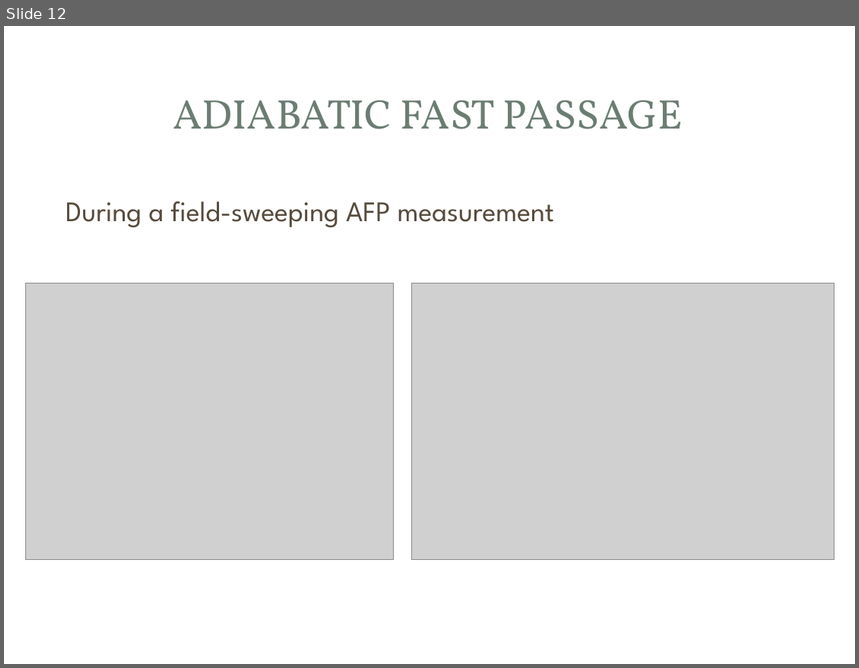
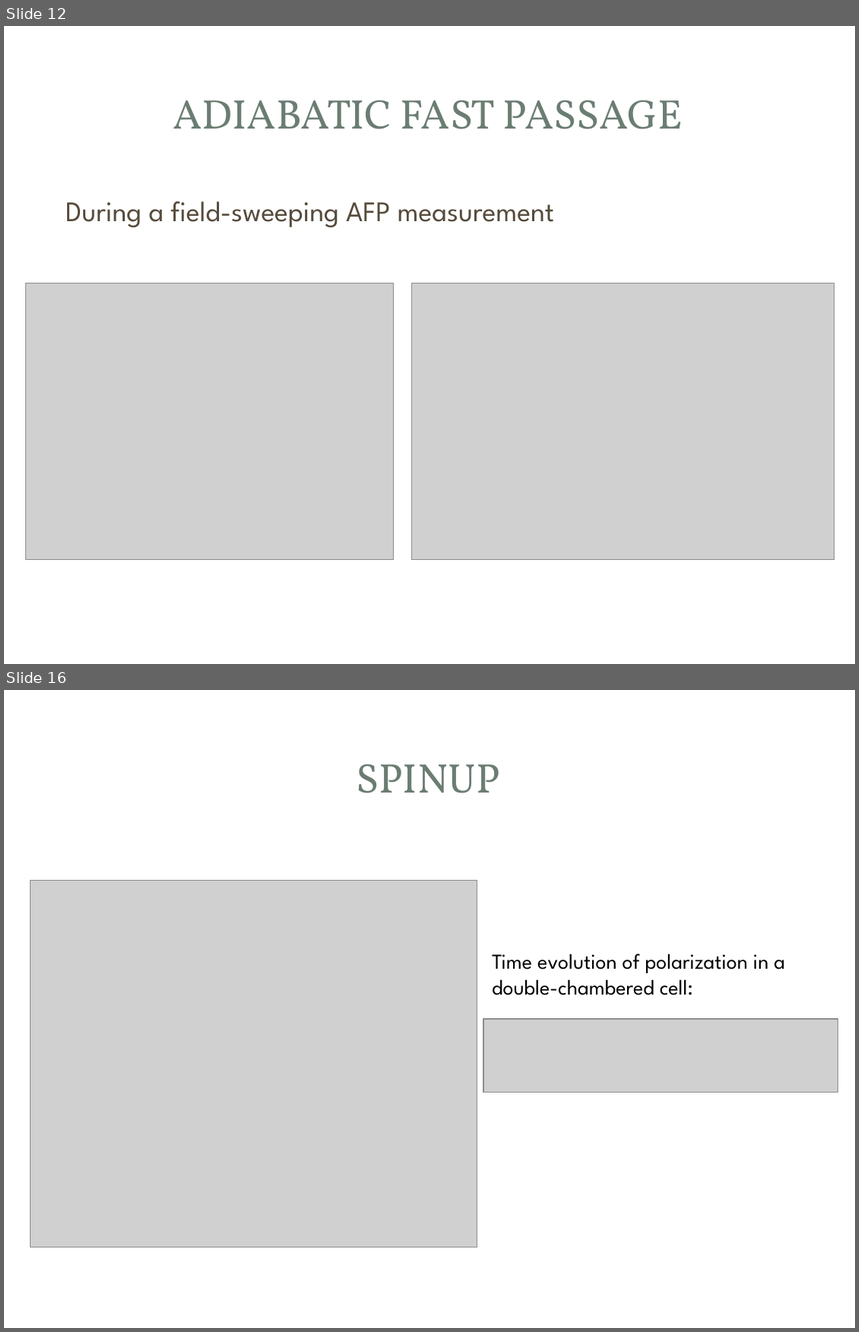
Before and after one commit to yw6vp/Final-Presentation, a slide deck: Defense.pptx. Shown one above the other, each under a label of ours: slide 12 before the commit, slides 12 and 16 after it; the slides between them are not shown. The pictures are 859x668 and 859x1332 pixels, drawn with LibreOffice and Linux fonts; fonts in the diff are those of the drawing; grey boxes stand for pictures; background and template pictures are left out. Boxes give left, top, right and bottom in pixels: in the first picture for what was removed or moved away, otherwise in the second. Text is boxed around its words. In the diff, an @@ line names an element or a change of style, - is before the commit and + after.

```diff
--- a/Defense.pptx
+++ b/Defense.pptx
@@ slide 16 added at <box>4,690,855,1328</box>, background picture (left out); not listed: 3 template elements that a slide beside it also shows @@
@@ title added at <box>356,764,500,793</box>, 35 pt, text #6B7D72 @@
+SPINUP
@@ picture added at <box>31,880,477,1248</box> @@
@@ text added at <box>492,954,785,996</box>, 18 pt, text #000000 @@
+Time evolution of polarization in a double-chambered cell:
@@ picture added at <box>484,1019,837,1093</box> @@
```
Also in this commit, not shown: 2 slides changed, 6 other slides added.
